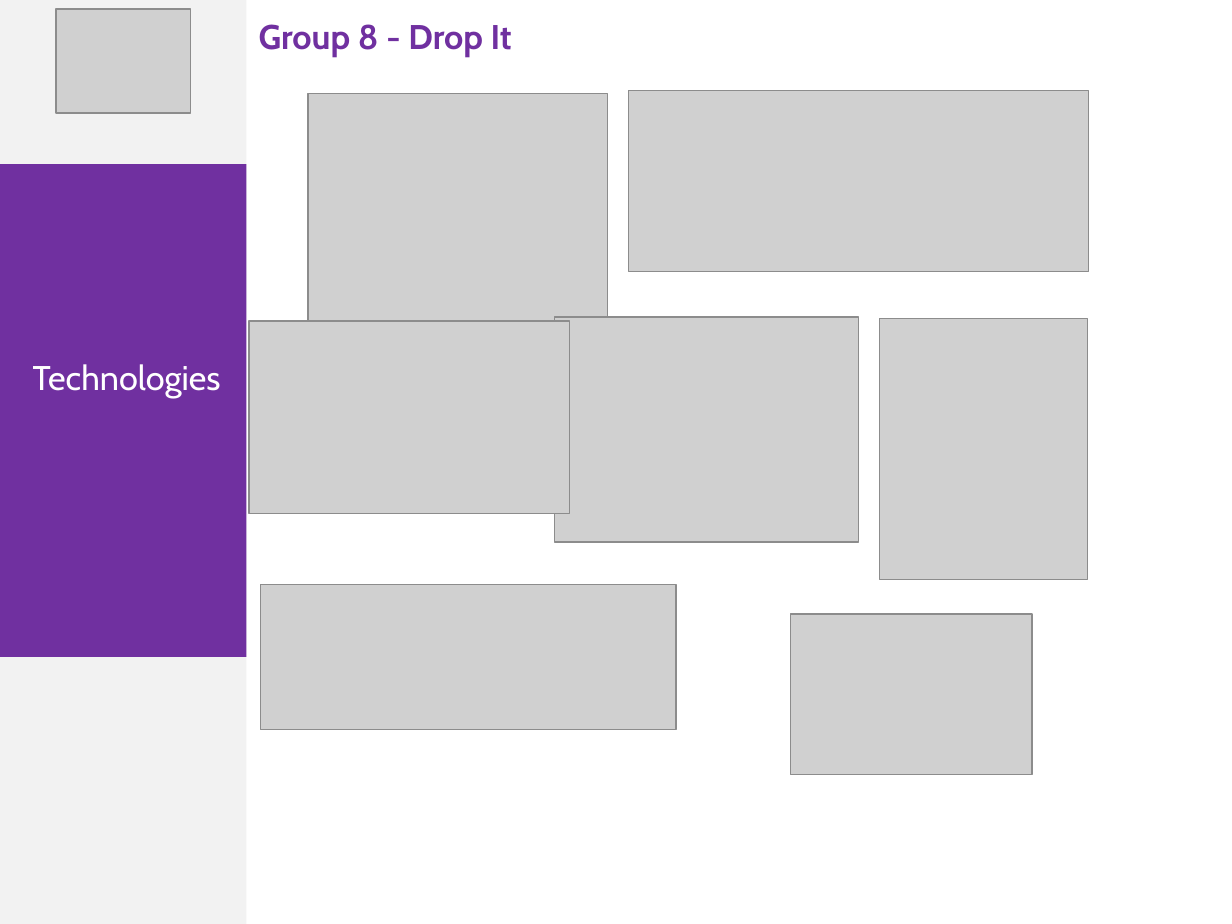
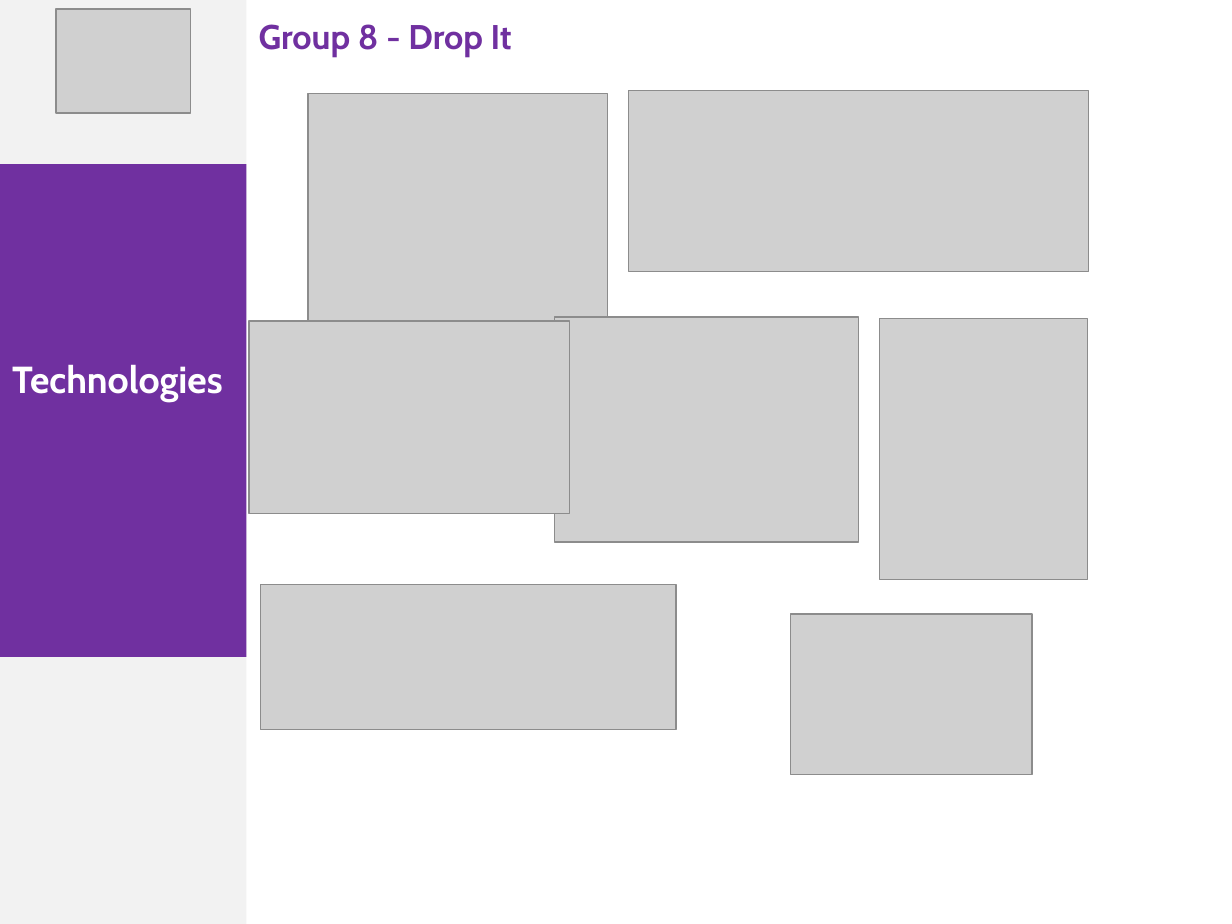
Before and after one commit to phonglk/fptu_capstone, a slide deck: slide 15 of Document/Present.pptx. Drawn at 1232x924 pixels with LibreOffice and Linux fonts; fonts in the diff are those of the drawing; grey boxes stand for pictures. Boxes give left, top, right and bottom in pixels: in the first picture for what was removed or moved away, otherwise in the second. Text is boxed around its words. In the diff, an @@ line names an element or a change of style, - is before the commit and + after.

```diff
--- a/Document/Present.pptx
+++ b/Document/Present.pptx
@@ text "Technologies": place and size @@
-text "Technologies" at [33, 364, 221, 398]
+text "Technologies" at [12, 364, 223, 402]
@@ text "Technologies" at [12, 364, 223, 402]: size 20 to 22 pt, bold on @@
```
Also in this commit, not shown: 17 other slides changed.
